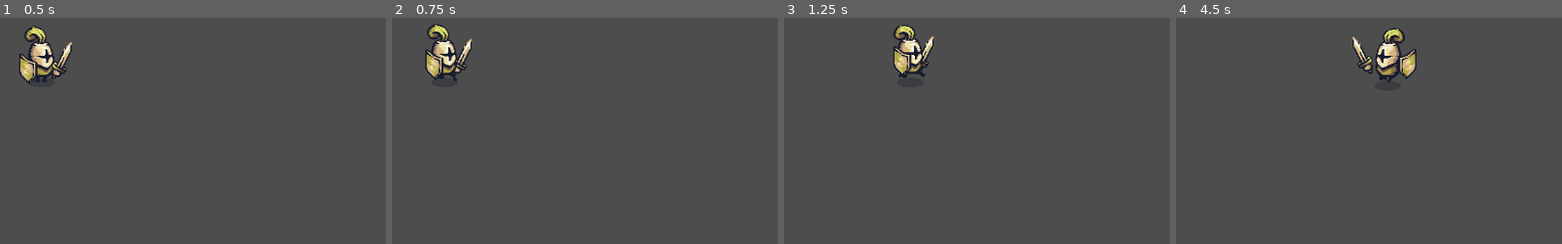
Above: before the commit, frames 1-4 (left to right).
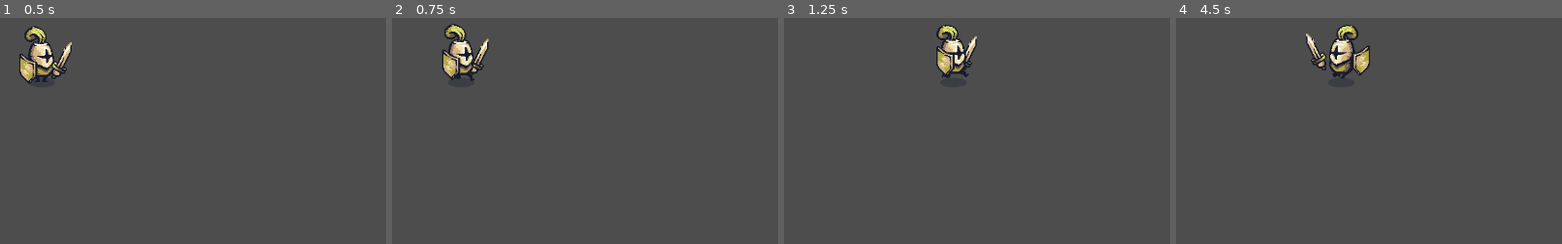
Above: after the commit, the same moments.

Repository: eydertinoco/projectVANDER
Game: Godot game, scene res://test_scenes/player/test_player.tscn
Same seed, same stepped clock (60 frames per second), same inputs: the game is played once before the commit and once after it. The project has no main scene, so this scene is started directly.
Inputs:
- Up to frame 1 (0.5 s): no input
- Up to frame 2 (0.75 s): hold D (move_right) from 0.53 s (still down)
- Up to frame 3 (1.25 s): keep holding D (move_right)
- Up to frame 4 (4.5 s): release D (move_right) at 1.28 s; hold S (move_down) 1.28-2.03 s; hold D (move_right) 2.03-2.78 s; hold W (move_up) 2.78-3.53 s; hold A (move_left) from 3.53 s (still down)

Frame 1 is identical in both runs. In frame 2, 2.6% of the frame differs, in the area x 8-26%, y 2-28%; in frame 3, 3.1%; in frame 4, 3.7%, in the area x 33-63%, y 3-29%.

Commit message:
Atualização do 'deslize'

Diff:
--- a/test_scenes/player/test_player.gd
+++ b/test_scenes/player/test_player.gd
@@ -16,7 +16,7 @@
 
 	# Calculo da velocidade
 	var player_velocity = input_vector * speed * 100
-	velocity = lerp(velocity, player_velocity, 0.05)
+	velocity = lerp(velocity, player_velocity, 0.20)
 	move_and_slide()
 
 	# Atualiza a variável is_running
